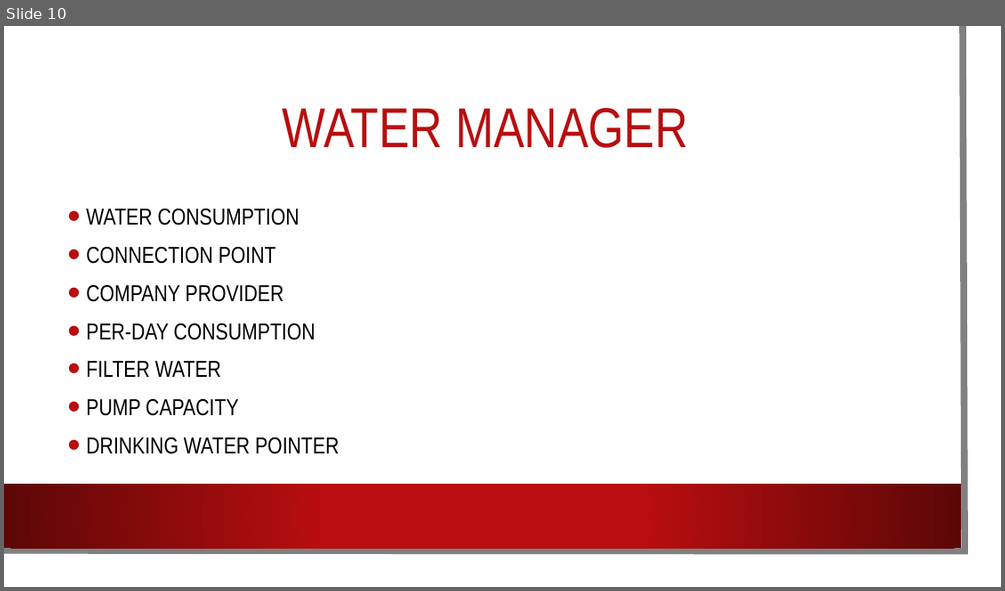
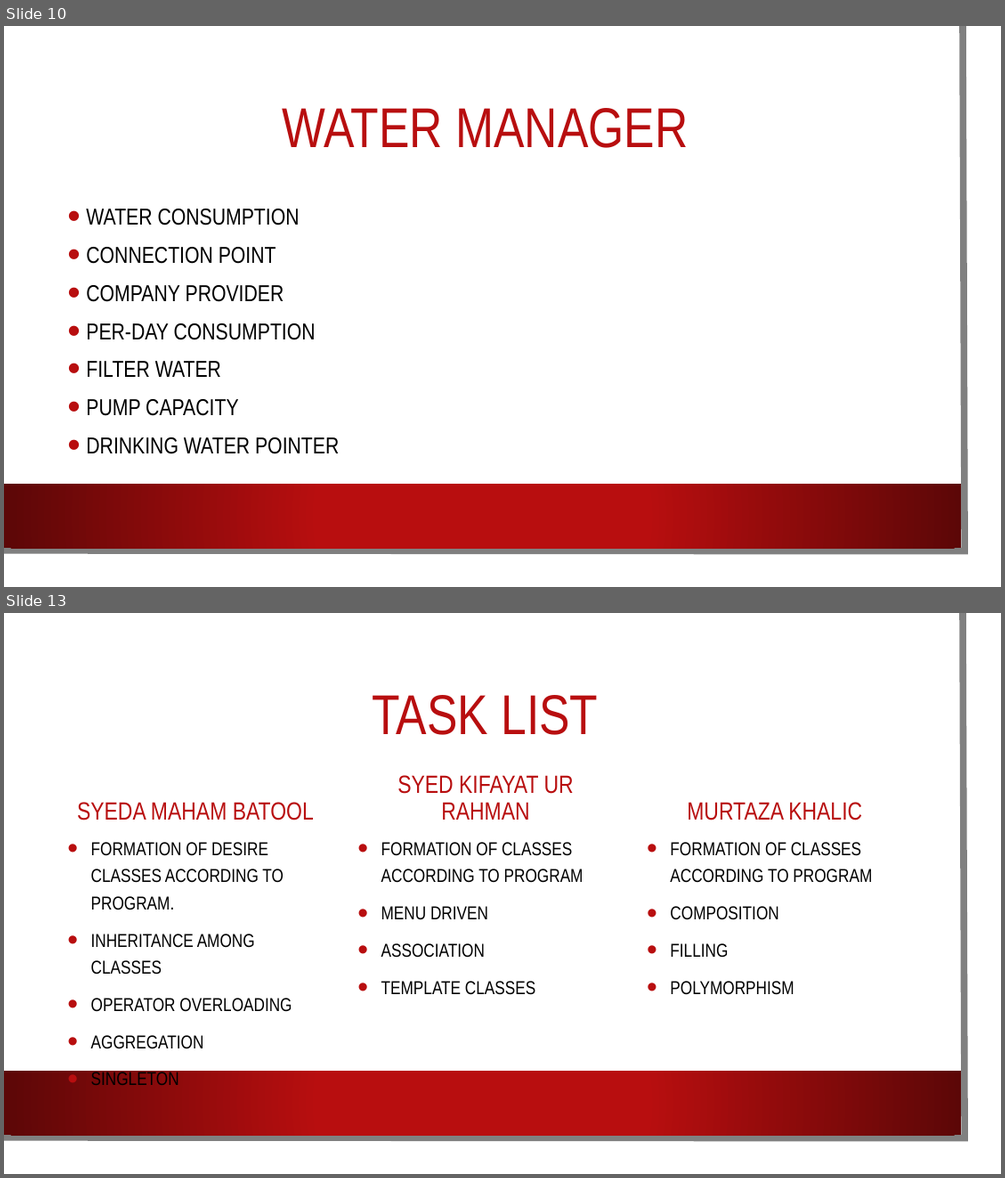
Before and after one commit to SyedKifayat1/OppFinalProject, a slide deck: Opp Project.pptx. Shown one above the other, each under a label of ours: slide 10 before the commit, slides 10 and 13 after it; the slides between them are not shown. The pictures are 1005x591 and 1005x1178 pixels, drawn with LibreOffice and Linux fonts; fonts in the diff are those of the drawing; background and template pictures are left out. Boxes give left, top, right and bottom in pixels: in the first picture for what was removed or moved away, otherwise in the second. Text is boxed around its words. In the diff, an @@ line names an element or a change of style, - is before the commit and + after.

```diff
--- a/Opp Project.pptx
+++ b/Opp Project.pptx
@@ slide 13 added at bbox=[4, 613, 1001, 1174], background picture (left out); not listed: 3 template elements that a slide beside it also shows @@
@@ title added at bbox=[372, 695, 598, 735], 54 pt, text #B80E0F @@
+TASK LIST
@@ text added at bbox=[397, 775, 574, 819], 24 pt, text #B80E0F @@
+SYED KIFAYAT UR RAHMAN
@@ text added at bbox=[77, 802, 314, 820], 24 pt, text #B80E0F @@
+SYEDA MAHAM BATOOL
@@ text added at bbox=[687, 802, 862, 820], 24 pt, text #B80E0F @@
+MURTAZA KHALIC
@@ text added at bbox=[91, 842, 291, 1049], 18 pt, text #000000 @@
+• FORMATION OF DESIRE CLASSES ACCORDING TO PROGRAM.
+• INHERITANCE AMONG CLASSES
+• OPERATOR OVERLOADING
+• AGGREGATION
+• SINGLETON
@@ text added at bbox=[381, 842, 583, 995], 18 pt, text #000000 @@
+• FORMATION OF CLASSES ACCORDING TO PROGRAM
+• MENU DRIVEN
+• ASSOCIATION
+• TEMPLATE CLASSES
@@ text added at bbox=[670, 842, 872, 995], 18 pt, text #000000 @@
+• FORMATION OF CLASSES ACCORDING TO PROGRAM
+• COMPOSITION
+• FILLING
+• POLYMORPHISM
```
Also in this commit, not shown: 11 slides changed, 1 other slide added.
